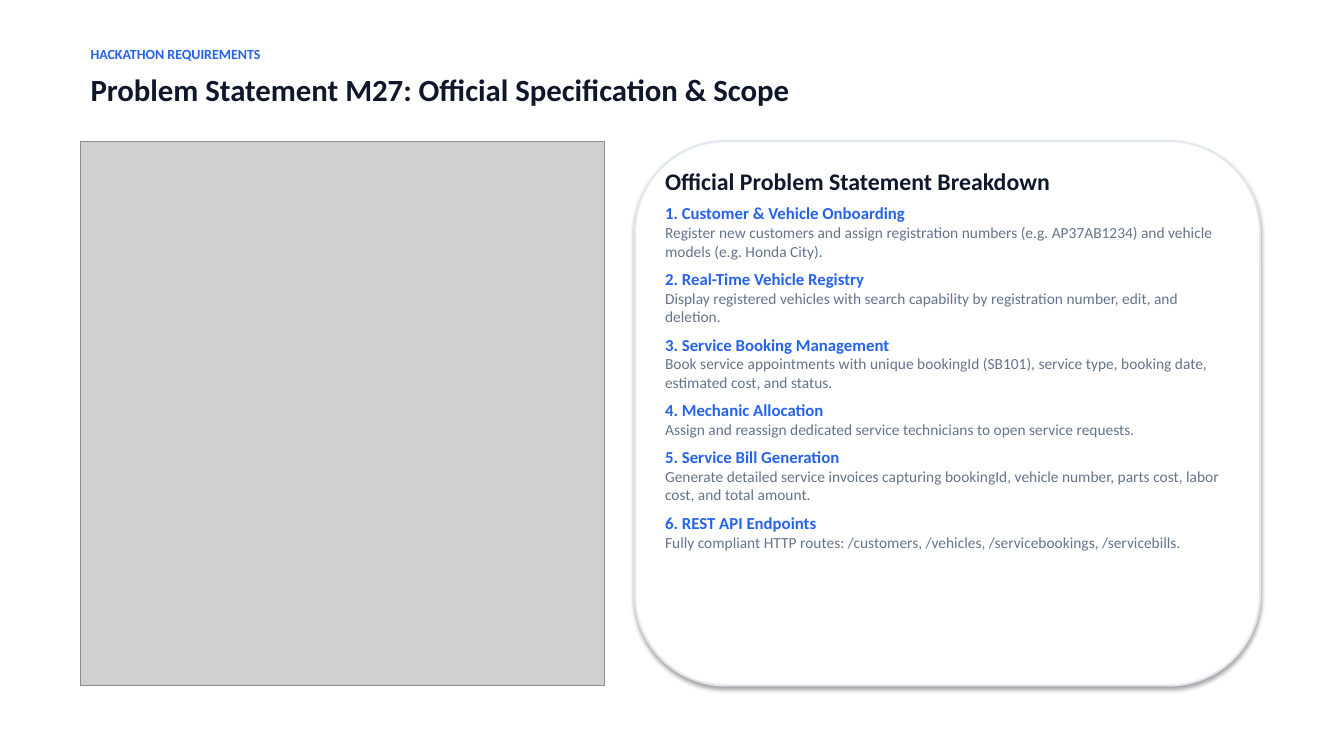
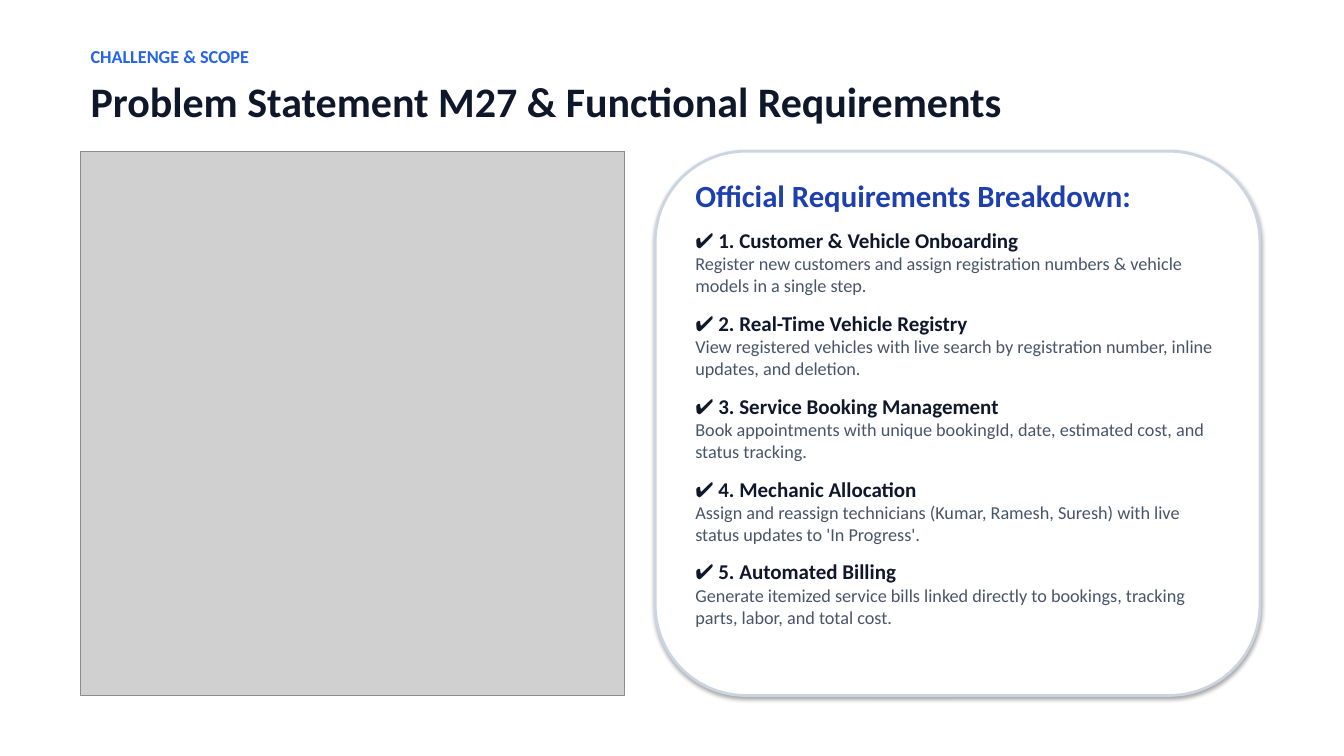
Before and after one commit to pavankarthikeyaatchyuta-lab/Stream-Surfers, a slide deck: slide 2 of Hackathon Trivion/Vehicle_Service_Center_M27_Presentation.pptx (slide 3 before the commit). Drawn at 1344x756 pixels with LibreOffice and Linux fonts; fonts in the diff are those of the drawing; grey boxes stand for pictures. Boxes give left, top, right and bottom in pixels: in the first picture for what was removed or moved away, otherwise in the second. Text is boxed around its words. In the diff, an @@ line names an element or a change of style, - is before the commit and + after.

Commit message:
Update presentation to concise 5-slide format with large bold fonts and real-life photos

```diff
--- a/Hackathon Trivion/Vehicle_Service_Center_M27_Presentation.pptx
+++ b/Hackathon Trivion/Vehicle_Service_Center_M27_Presentation.pptx
@@ text removed at <box>91,50,260,61</box> @@
-HACKATHON REQUIREMENTS
@@ text added at <box>91,51,249,63</box>, 13 pt, text #2563EB, bold @@
+CHALLENGE & SCOPE
@@ text at <box>91,87,1002,124</box>: text changed; size 22 to 30 pt @@
-Problem Statement M27: Official Specification & Scope
+Problem Statement M27 & Functional Requirements
@@ picture: place and size @@
-picture at <box>81,141,605,686</box>
+picture at <box>81,151,625,696</box>
@@ rounded rectangle: place and size @@
-rounded rectangle at <box>635,141,1260,686</box>
+rounded rectangle at <box>655,151,1260,696</box>
@@ rounded rectangle at <box>655,151,1260,696</box>: outline #E2E8F0 1.5 pt to #CBD5E1 2 pt @@
@@ text at <box>695,185,1213,627</box>: text changed; size 11 to 13 pt; text colour #64748B to #475569 @@
-Official Problem Statement Breakdown
-1. Customer & Vehicle Onboarding
-Register new customers and assign registration numbers (e.g. AP37AB1234) and vehicle models (e.g. Honda City).
-2. Real-Time Vehicle Registry
-Display registered vehicles with search capability by registration number, edit, and deletion.
-3. Service Booking Management
-Book service appointments with unique bookingId (SB101), service type, booking date, estimated cost, and status.
-4. Mechanic Allocation
-Assign and reassign dedicated service technicians to open service requests.
-5. Service Bill Generation
-Generate detailed service invoices capturing bookingId, vehicle number, parts cost, labor cost, and total amount.
-6. REST API Endpoints
-Fully compliant HTTP routes: /customers, /vehicles, /servicebookings, /servicebills.
+Official Requirements Breakdown:
+✔ 1. Customer & Vehicle Onboarding
+Register new customers and assign registration numbers & vehicle models in a single step.
+✔ 2. Real-Time Vehicle Registry
+View registered vehicles with live search by registration number, inline updates, and deletion.
+✔ 3. Service Booking Management
+Book appointments with unique bookingId, date, estimated cost, and status tracking.
+✔ 4. Mechanic Allocation
+Assign and reassign technicians (Kumar, Ramesh, Suresh) with live status updates to 'In Progress'.
+✔ 5. Automated Billing
+Generate itemized service bills linked directly to bookings, tracking parts, labor, and total cost.
```
Also in this commit, not shown: 1 other slide changed, 3 slides added, 10 slides removed, 1 other file.
